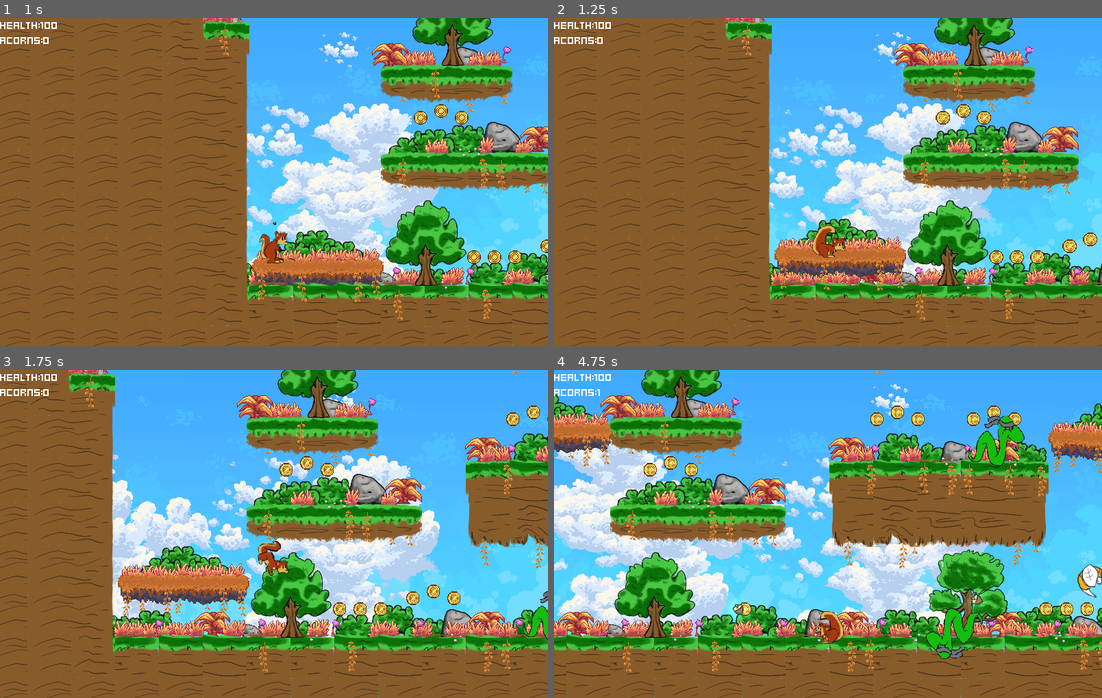
Above: before the commit, frames 1-4 (two rows, left to right).
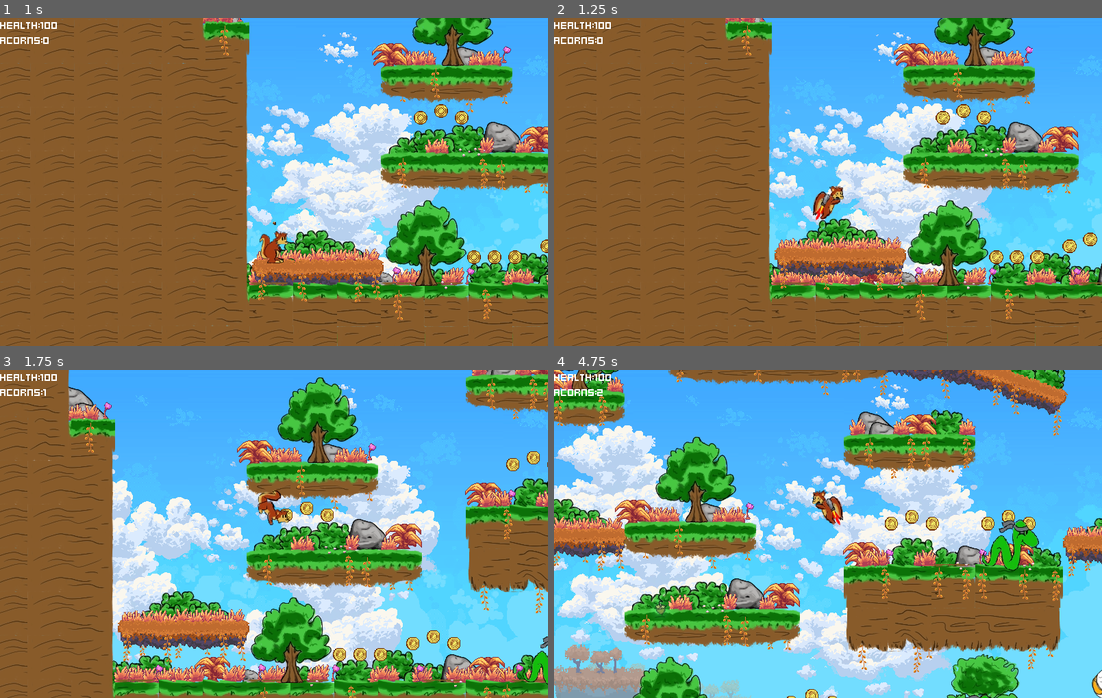
Above: after the commit, the same moments.

Repository: KieranL/ratatoskr
Game: Godot game, scene res://game_singleplayer.tscn
Two runs of this game, one before a commit and one after it. Both use one fixed random seed, a clock stepped at 60 frames per second and the inputs below.
Inputs:
- Up to frame 1 (1 s): hold Right (move_right) from 0.53 s (still down); hold Shift (run, bound only after the commit) from 0.53 s (still down); tap Space (jump, bound only after the commit) at 0.77, 0.8 s
- Up to frame 2 (1.25 s): keep holding Right (move_right); keep holding Shift (run, bound only after the commit); tap Space (jump, bound only after the commit) at 1.07 s
- Up to frame 3 (1.75 s): keep holding Right (move_right); release Shift (run, bound only after the commit) at 1.28 s; tap Space (jump, bound only after the commit) at 1.35, 1.52 s; tap Up (jump, bound only before the commit) at 1.55 s
- Up to frame 4 (4.75 s): tap Space (jump, bound only after the commit) at 1.82, 3.02, 3.05, 3.32, 3.77, 4.07, 4.52 s; release Right (move_right) at 2.03 s; hold Left (move_left) 2.03-2.78 s; hold Up (jump, bound only before the commit) 2.03-2.78 s; tap Shift (run, bound only after the commit) at 2.3, 4.35 s; hold Right (move_right) 2.78-4.28 s; tap Q (melee) at 2.85 s; hold Up (jump, bound only before the commit) 3.53-4.28 s; tap Z (spit) at 3.6 s; hold Left (move_left) from 4.28 s (still down)

Frame 1 is identical in both runs. In frame 2, 0.7% of the frame differs, in the area x 47-99%, y 27-75%; in frame 3, 52%; in frame 4, 73%, in the area x 0-100%, y 0-100%.

Commit message:
jetpack updates

Diff:
--- a/project.godot
+++ b/project.godot
@@ -72,9 +72,8 @@
 
 jump={
 "deadzone": 0.2,
-"events": [Object(InputEventKey,"resource_local_to_scene":fa …(118 unchanged characters)… ressed":false,"pressed":false,"keycode":4194320,"physical_keycode":0,"key_label":0,"unicode":0,"location":0,"echo":false,"script":null)
+"events": [Object(InputEventKey,"resource_local_to_scene":fa …(118 unchanged characters)… ressed":false,"pressed":false,"keycode":32,"physical_keycode":0,"key_label":0,"unicode":0,"location":0,"echo":false,"script":null)
 , Object(InputEventJoypadButton,"resource_local_to_scene":false,"resource_name":"","device":0,"button_index":0,"pressure":0.0,"pressed":false,"script":null)
-, Object(InputEventKey,"resource_local_to_scene":false,"resource_name":"","device":0,"window_id":0,"alt_pressed":false,"shift_pressed":false,"ctrl_pressed":false,"meta_pressed":false,"pressed":false,"keycode":0,"physical_keycode":87,"key_label":0,"unicode":0,"location":0,"echo":false,"script":null)
 ]
 }
 move_left={
@@ -95,12 +94,12 @@
 }
 spit={
 "deadzone": 0.2,
-"events": [Object(InputEventKey,"resource_local_to_scene":false,"resource_name":"","device":0,"window_id":0,"alt_pressed":false,"shift_pressed":false,"ctrl_pressed":false,"meta_pressed":false,"pressed":false,"keycode":32,"physical_keycode":0,"key_label":0,"unicode":0,"location":0,"echo":false,"script":null)
-, Object(InputEventJoypadButton,"resource_local_to_scene":false,"resource_name":"","device":0,"button_index":1,"pressure":0.0,"pressed":false,"script":null)
+"events": [Object(InputEventJoypadButton,"resource_local_to_scene":false,"resource_name":"","device":0,"button_index":1,"pressure":0.0,"pressed":false,"script":null)
 , Object(InputEventKey,"resource_local_to_scene":false,"resource_name":"","device":0,"window_id":0,"alt_pressed":false,"shift_pressed":false,"ctrl_pressed":false,"meta_pressed":false,"pressed":false,"keycode":0,"physical_keycode":90,"key_label":0,"unicode":0,"location":0,"echo":false,"script":null)
 , Object(InputEventMouseButton,"resource_local_to_scene":false,"resource_name":"","device":0,"window_id":0,"alt_pressed …(243 unchanged characters)…
 , Object(InputEventKey,"resource_local_to_scene":false,"resource_name":"","device":0,"window_id":0,"alt_pressed":false, …(185 unchanged characters)…
 , Object(InputEventKey,"resource_local_to_scene":false,"resource_name":"","device":0,"window_id":0,"alt_pressed":false, …(185 unchanged characters)…
+, Object(InputEventKey,"resource_local_to_scene":false,"resource_name":"","device":0,"window_id":0,"alt_pressed":false,"shift_pressed":false,"ctrl_pressed":false,"meta_pressed":false,"pressed":false,"keycode":0,"physical_keycode":69,"key_label":0,"unicode":0,"location":0,"echo":false,"script":null)
 ]
 }
 toggle_fullscreen={
@@ -199,6 +198,12 @@
 reload_scene={
 "deadzone": 0.5,
 "events": [Object(InputEventKey,"resource_local_to_scene":false,"resource_name":"","device":-1,"window_id":0,"alt_press …(192 unchanged characters)…
+]
+}
+run={
+"deadzone": 0.2,
+"events": [Object(InputEventKey,"resource_local_to_scene":false,"resource_name":"","device":0,"window_id":0,"alt_pressed":false,"shift_pressed":false,"ctrl_pressed":false,"meta_pressed":false,"pressed":false,"keycode":0,"physical_keycode":4194325,"key_label":0,"unicode":0,"location":0,"echo":false,"script":null)
+, Object(InputEventJoypadMotion,"resource_local_to_scene":false,"resource_name":"","device":-1,"axis":5,"axis_value":1.0,"script":null)
 ]
 }
 
--- a/scenes/maingame/player/player.gd
+++ b/scenes/maingame/player/player.gd
@@ -8,6 +8,7 @@
 
 const WALK_SPEED = 300.0
 const ACCELERATION_SPEED = WALK_SPEED * 6.0
+const RUN_MODIFIER = 1.5
 const JUMP_VELOCITY = -725.0
 ## Maximum speed at which the player can fall.
 const TERMINAL_VELOCITY = 700
@@ -66,14 +67,19 @@
 		velocity.y *= 0.6
 
 	# Fall if not flying
-	if !_isFlying:
+	if !_isFlying || !Input.is_action_pressed("jump"):
 		velocity.y = minf(TERMINAL_VELOCITY, velocity.y + gravity * delta)
+		_isFlying = false
 	else:
 		var yDirection := Input.get_axis("move_up" + action_suffix, "move_down" + action_suffix) * WALK_SPEED
 		velocity.y = move_toward(velocity.y, yDirection, ACCELERATION_SPEED * delta)
 
 	var xDirection := Input.get_axis("move_left" + action_suffix, "move_right" + action_suffix)
 	xDirection *= WALK_SPEED
+
+	if Input.is_action_pressed("run") && is_on_floor():
+		xDirection *= RUN_MODIFIER
+
 	velocity.x = move_toward(velocity.x, xDirection, ACCELERATION_SPEED * delta)
 
 	if not is_zero_approx(velocity.x) and not _is_damage_state:
@@ -134,6 +140,7 @@
 		_isFlying = false
 	else:
 		_isFlying = true
+		velocity.y = JUMP_VELOCITY
 
 func hit(damage, source: Node):
 	if _is_damage_state == false:
